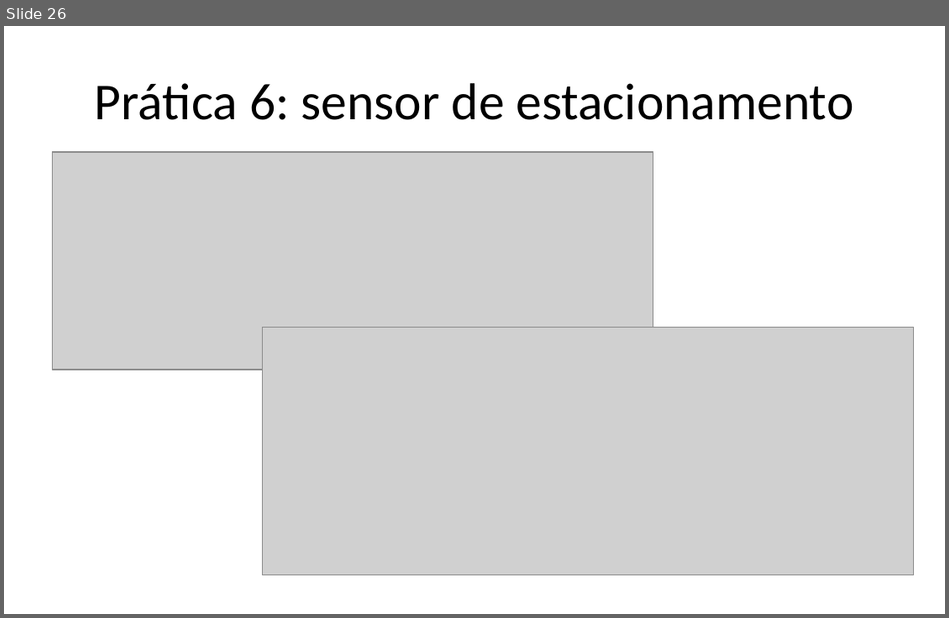
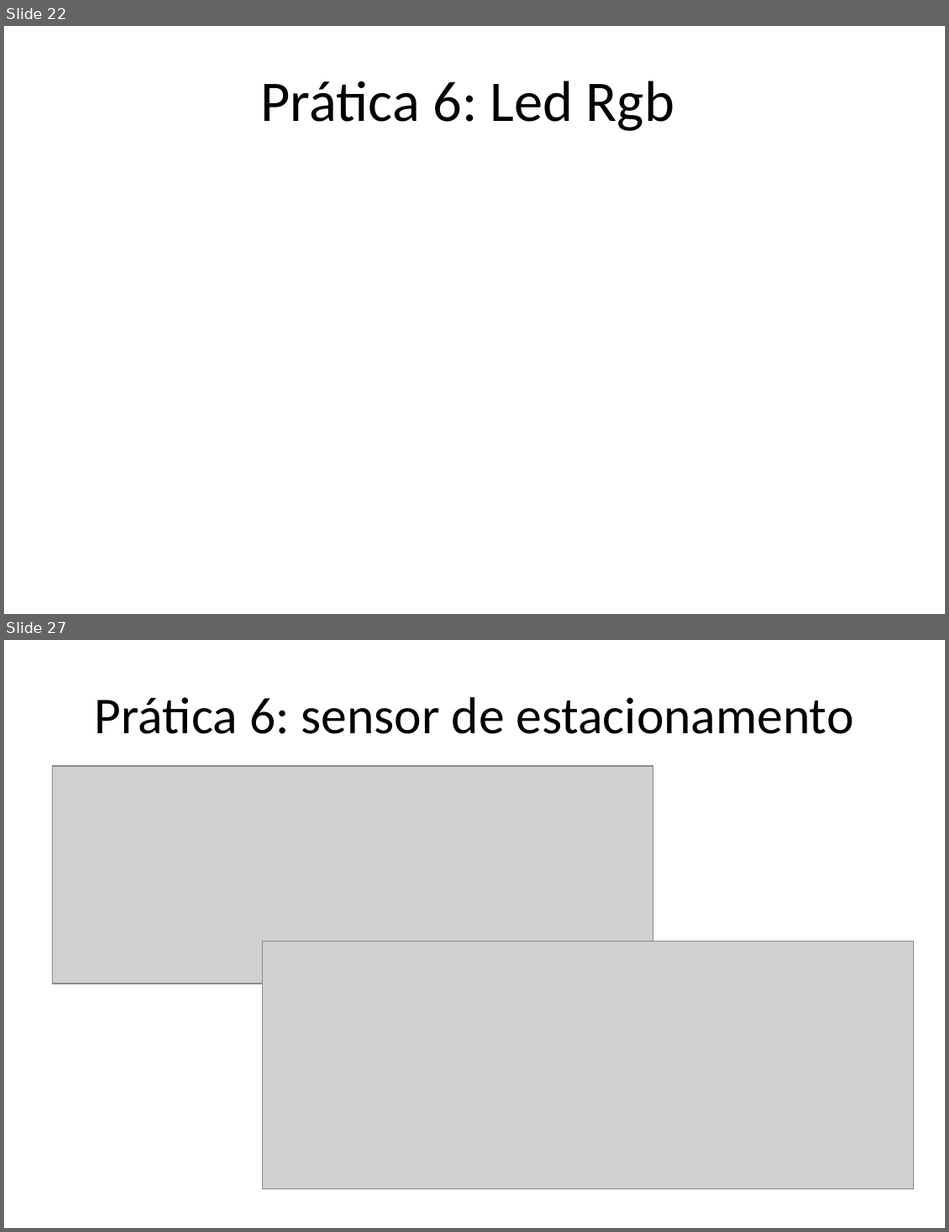
Before and after one commit to Gabrielgps25/Voluntariado-Arduino-Alpha, a slide deck: apresentacaoDeApoioArduinoIVoluntarios.pptx. Shown one above the other, each under a label of ours: slide 26 before the commit, slides 22 and 27 after it; the slides between them are not shown. The pictures are 949x618 and 949x1232 pixels, drawn with LibreOffice and Linux fonts; fonts in the diff are those of the drawing; grey boxes stand for pictures. Boxes give left, top, right and bottom in pixels: in the first picture for what was removed or moved away, otherwise in the second. Text is boxed around its words. In the diff, an @@ line names an element or a change of style, - is before the commit and + after.

```diff
--- a/apresentacaoDeApoioArduinoIVoluntarios.pptx
+++ b/apresentacaoDeApoioArduinoIVoluntarios.pptx
@@ slide 22 added at bbox=[4, 26, 945, 614], background #FFFFFF @@
@@ title added at bbox=[261, 81, 674, 131], 44 pt, text #000000 @@
+Prática 6: Led Rgb
@@ what was slide 26 is now slide 27 @@
```
Also in this commit, not shown: 18 slides changed, 2 other slides added, 1 slide removed.
